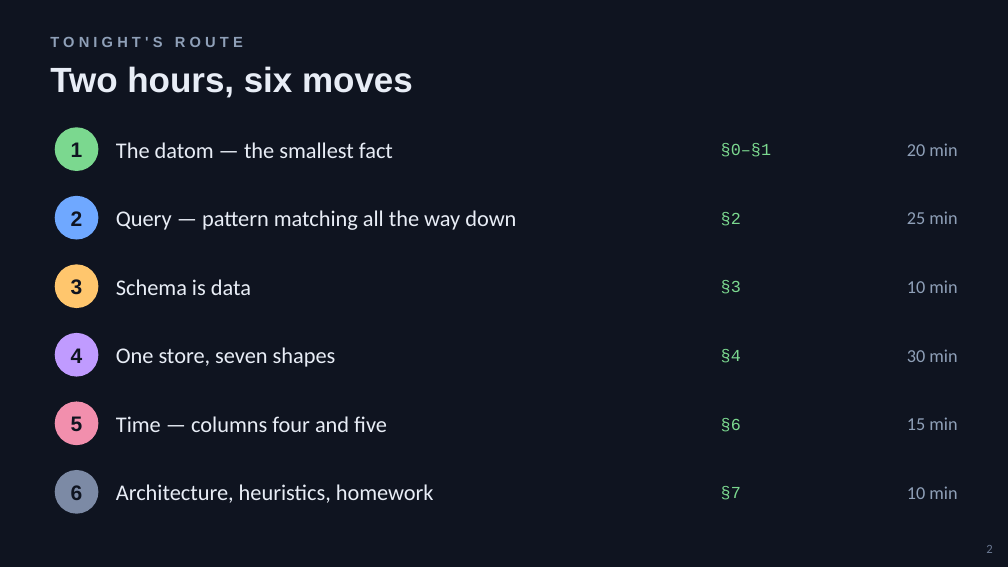
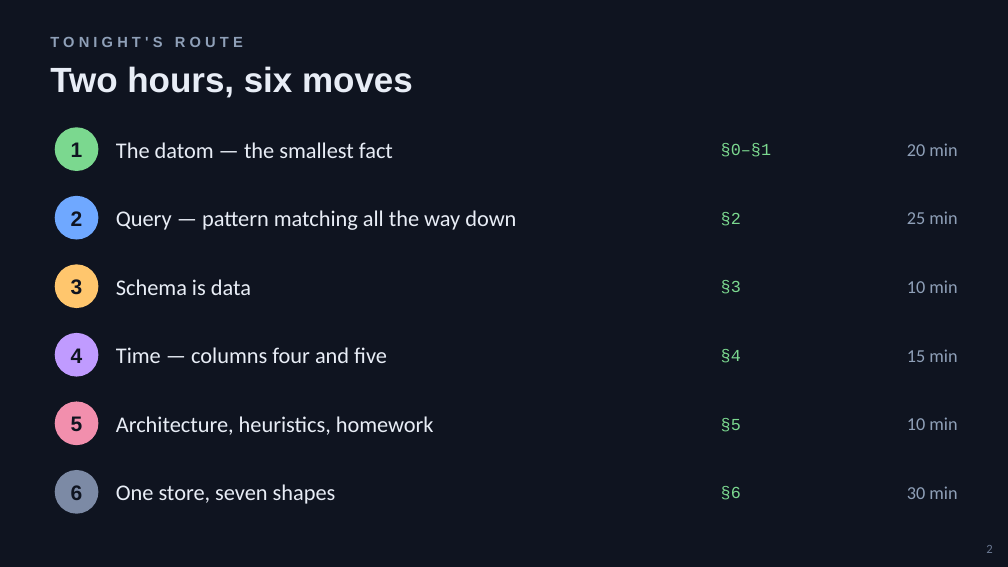
Before and after one commit to 4coders-com-br/datomic-model, a slide deck: slide 2 of domain-modeling-with-datoms.pptx. Drawn at 1008x567 pixels with LibreOffice and Linux fonts; fonts in the diff are those of the drawing. Boxes give left, top, right and bottom in pixels: in the first picture for what was removed or moved away, otherwise in the second. Text is boxed around its words. In the diff, an @@ line names an element or a change of style, - is before the commit and + after.

```diff
--- a/domain-modeling-with-datoms.pptx
+++ b/domain-modeling-with-datoms.pptx
@@ text "Time — columns four and ...": place and size @@
-text "Time — columns four and ..." at box(116, 416, 387, 432)
+text "Time — columns four and ..." at box(116, 347, 387, 363)
@@ text at box(907, 349, 957, 362): text changed @@
-30 min
+15 min
@@ text "Architecture, heuristics, homework": place and size @@
-text "Architecture, heuristics, homework" at box(116, 484, 434, 503)
+text "Architecture, heuristics, homework" at box(116, 416, 434, 435)
@@ text at box(907, 417, 957, 430): text changed @@
-15 min
+10 min
@@ text "One store, seven shapes": place and size @@
-text "One store, seven shapes" at box(116, 347, 336, 367)
+text "One store, seven shapes" at box(116, 484, 336, 504)
@@ text "§6": place and size @@
-text "§6" at box(721, 418, 741, 432)
+text "§6" at box(721, 486, 741, 500)
@@ text removed at box(721, 486, 741, 500) @@
-§7
@@ text at box(907, 486, 957, 499): text changed @@
-10 min
+30 min
```
Also in this commit, not shown: 26 other slides changed, 2 other files.
